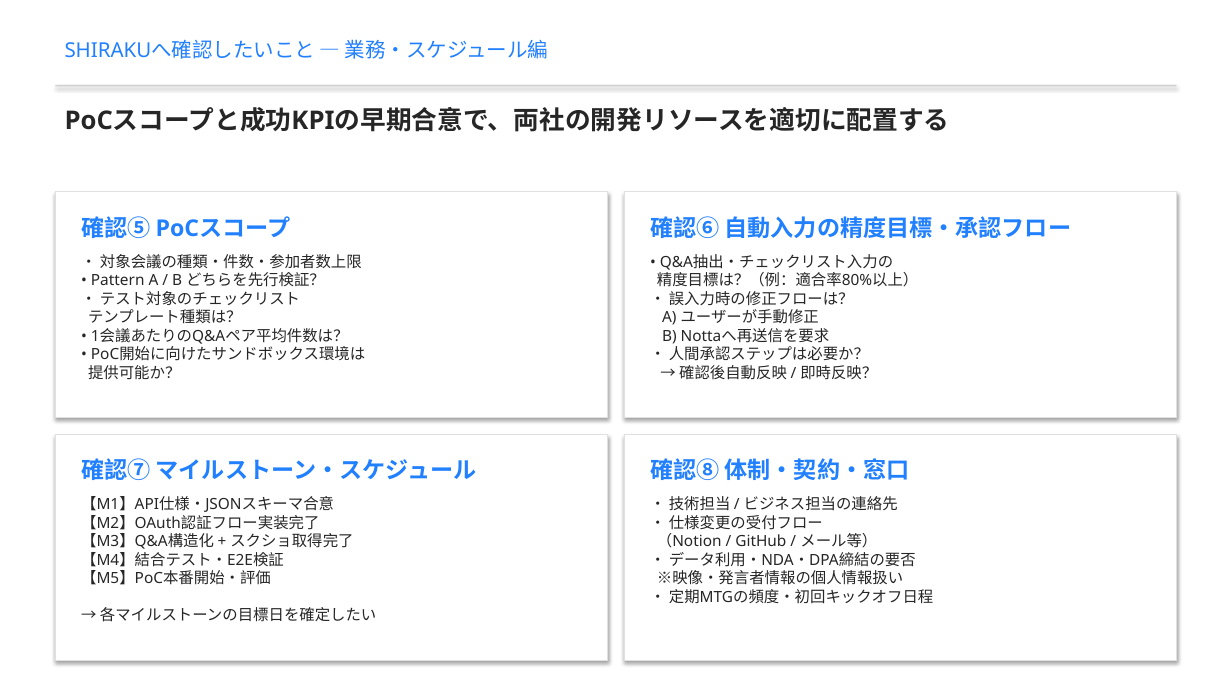
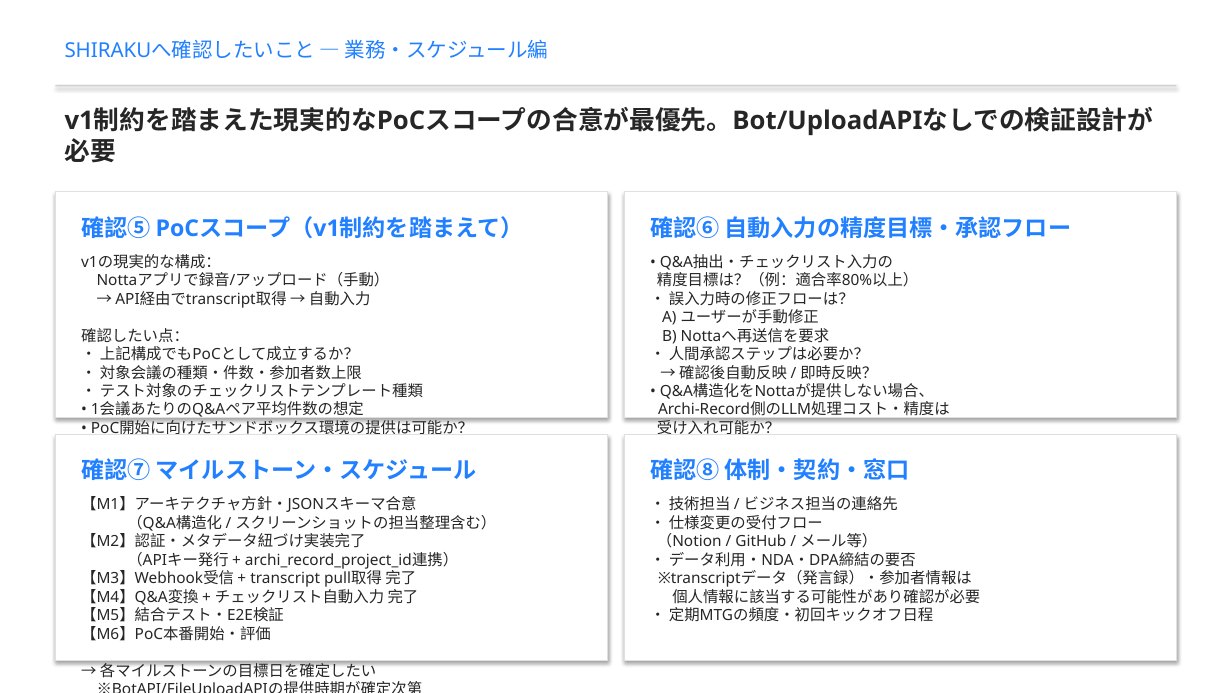
Before and after one commit to hideakikawano-beep/pptCreate, a slide deck: slide 6 of shiraku_notta_api_discussion_presentation.pptx. Drawn at 1232x693 pixels with LibreOffice and Linux fonts; fonts in the diff are those of the drawing. Boxes give left, top, right and bottom in pixels: in the first picture for what was removed or moved away, otherwise in the second. Text is boxed around its words. In the diff, an @@ line names an element or a change of style, - is before the commit and + after.

```diff
--- a/shiraku_notta_api_discussion_presentation.pptx
+++ b/shiraku_notta_api_discussion_presentation.pptx
@@ text at box(65, 107, 1154, 135): text changed @@
-PoCスコープと成功KPIの早期合意で、両社の開発リソースを適切に配置する
+v1制約を踏まえた現実的なPoCスコープの合意が最優先。Bot/UploadAPIなしでの検証設計が必要
@@ text at box(81, 216, 524, 238): text changed @@
-確認⑤ PoCスコープ
+確認⑤ PoCスコープ（v1制約を踏まえて）
@@ text at box(81, 254, 423, 397): text changed @@
-• 対象会議の種類・件数・参加者数上限
-• Pattern A / B どちらを先行検証？
-• テスト対象のチェックリスト
-テンプレート種類は？
-• 1会議あたりのQ&Aペア平均件数は？
-• PoC開始に向けたサンドボックス環境は
-提供可能か？
+v1の現実的な構成：
+Nottaアプリで録音/アップロード（手動）
+→ API経由でtranscript取得 → 自動入力
+確認したい点：
+• 上記構成でもPoCとして成立するか？
+• 対象会議の種類・件数・参加者数上限
+• テスト対象のチェックリストテンプレート種類
+• 1会議あたりのQ&Aペア平均件数の想定
+• PoC開始に向けたサンドボックス環境の提供は可能か？
+• Bot派遣やFile Upload APIが揃う前に
+PoCを開始する場合のリスク許容度は？
@@ text at box(657, 254, 950, 434): text changed @@
-• Q&A抽出・チェックリスト入力の
-精度目標は？（例：適合率80%以上）
-• 誤入力時の修正フローは？
-A) ユーザーが手動修正
-B) Nottaへ再送信を要求
-• 人間承認ステップは必要か？
-→ 確認後自動反映 / 即時反映？
+• Q&A抽出・チェックリスト入力の
+精度目標は？（例：適合率80%以上）
+• 誤入力時の修正フローは？
+A) ユーザーが手動修正
+B) Nottaへ再送信を要求
+• 人間承認ステップは必要か？
+→ 確認後自動反映 / 即時反映？
+• Q&A構造化をNottaが提供しない場合、
+Archi-Record側のLLM処理コスト・精度は
+受け入れ可能か？
@@ text at box(81, 496, 496, 677): text changed @@
-【M1】API仕様・JSONスキーマ合意
-【M2】OAuth認証フロー実装完了
-【M3】Q&A構造化 + スクショ取得完了
-【M4】結合テスト・E2E検証
-【M5】PoC本番開始・評価
-→ 各マイルストーンの目標日を確定したい
+【M1】アーキテクチャ方針・JSONスキーマ合意
+（Q&A構造化 / スクリーンショットの担当整理含む）
+【M2】認証・メタデータ紐づけ実装完了
+（APIキー発行 + archi_record_project_id連携）
+【M3】Webhook受信 + transcript pull取得 完了
+【M4】Q&A変換 + チェックリスト自動入力 完了
+【M5】結合テスト・E2E検証
+【M6】PoC本番開始・評価
+→ 各マイルストーンの目標日を確定したい
+※BotAPI/FileUploadAPIの提供時期が確定次第
+M1〜M3を見直す可能性あり
@@ text at box(657, 496, 980, 622): text changed @@
-• 技術担当 / ビジネス担当の連絡先
-• 仕様変更の受付フロー
-（Notion / GitHub / メール等）
-• データ利用・NDA・DPA締結の要否
-※映像・発言者情報の個人情報扱い
-• 定期MTGの頻度・初回キックオフ日程
+• 技術担当 / ビジネス担当の連絡先
+• 仕様変更の受付フロー
+（Notion / GitHub / メール等）
+• データ利用・NDA・DPA締結の要否
+※transcriptデータ（発言録）・参加者情報は
+個人情報に該当する可能性があり確認が必要
+• 定期MTGの頻度・初回キックオフ日程
```
Also in this commit, not shown: 5 other slides changed, 1 other file.
